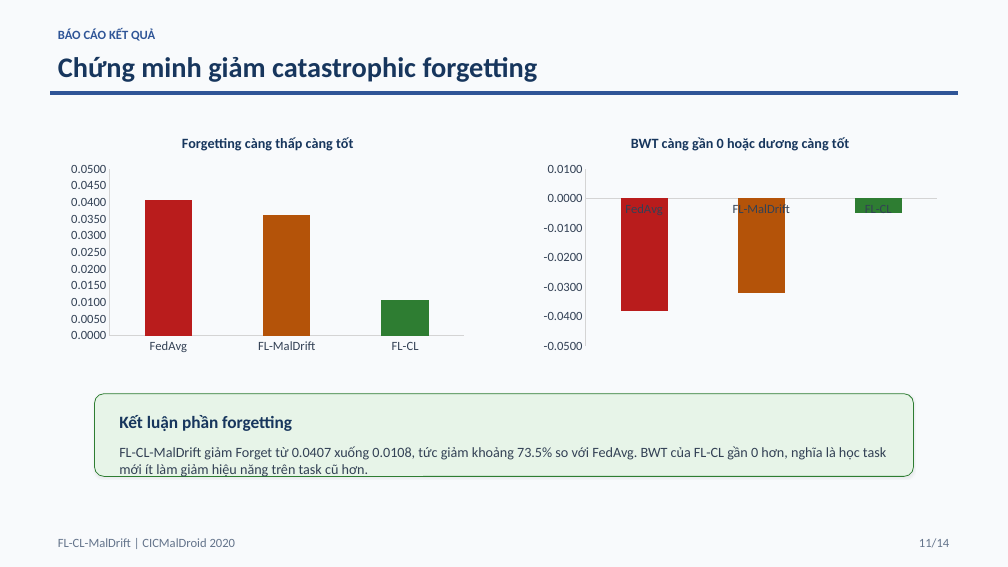
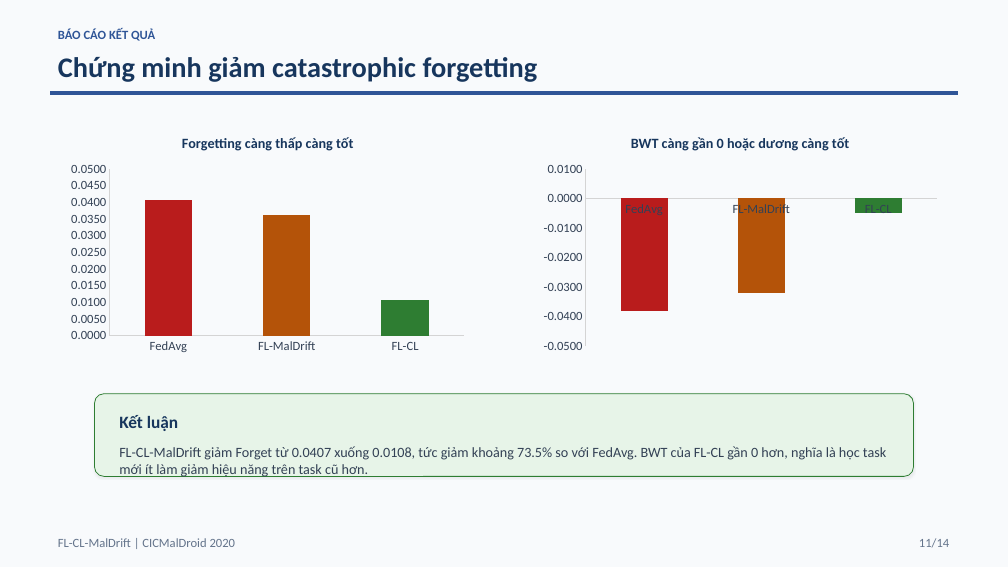
Before and after one commit to hlphuong/fl-cl-maldrift-v2, a slide deck: slide 11 of BAO_CAO_KET_QUA_FL_CL_MalDrift.pptx. Drawn at 1008x567 pixels with LibreOffice and Linux fonts; fonts in the diff are those of the drawing. Boxes give left, top, right and bottom in pixels: in the first picture for what was removed or moved away, otherwise in the second. Text is boxed around its words. In the diff, an @@ line names an element or a change of style, - is before the commit and + after.

```diff
--- a/BAO_CAO_KET_QUA_FL_CL_MalDrift.pptx
+++ b/BAO_CAO_KET_QUA_FL_CL_MalDrift.pptx
@@ text at <box>119,415,178,431</box>: text changed @@
-Kết luận phần forgetting
+Kết luận
```
Also in this commit, not shown: 7 other slides changed, 1 slide added, 1 slide removed, 1 other file.
